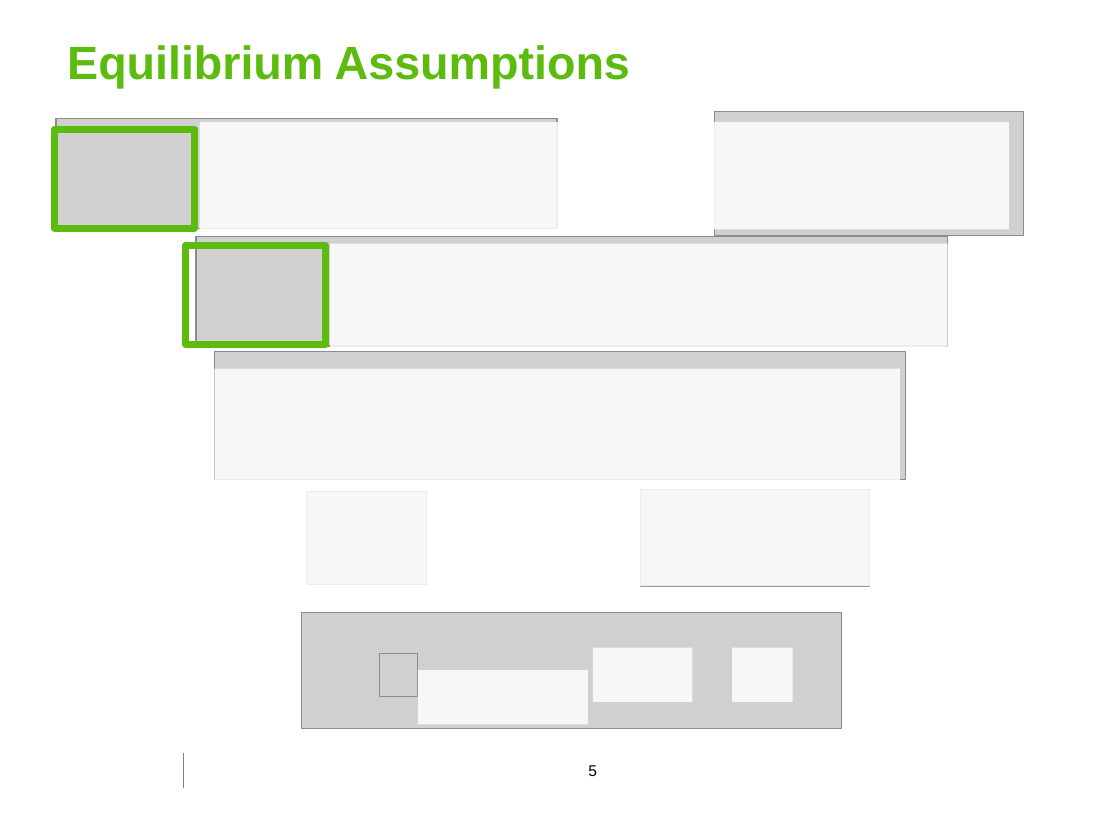
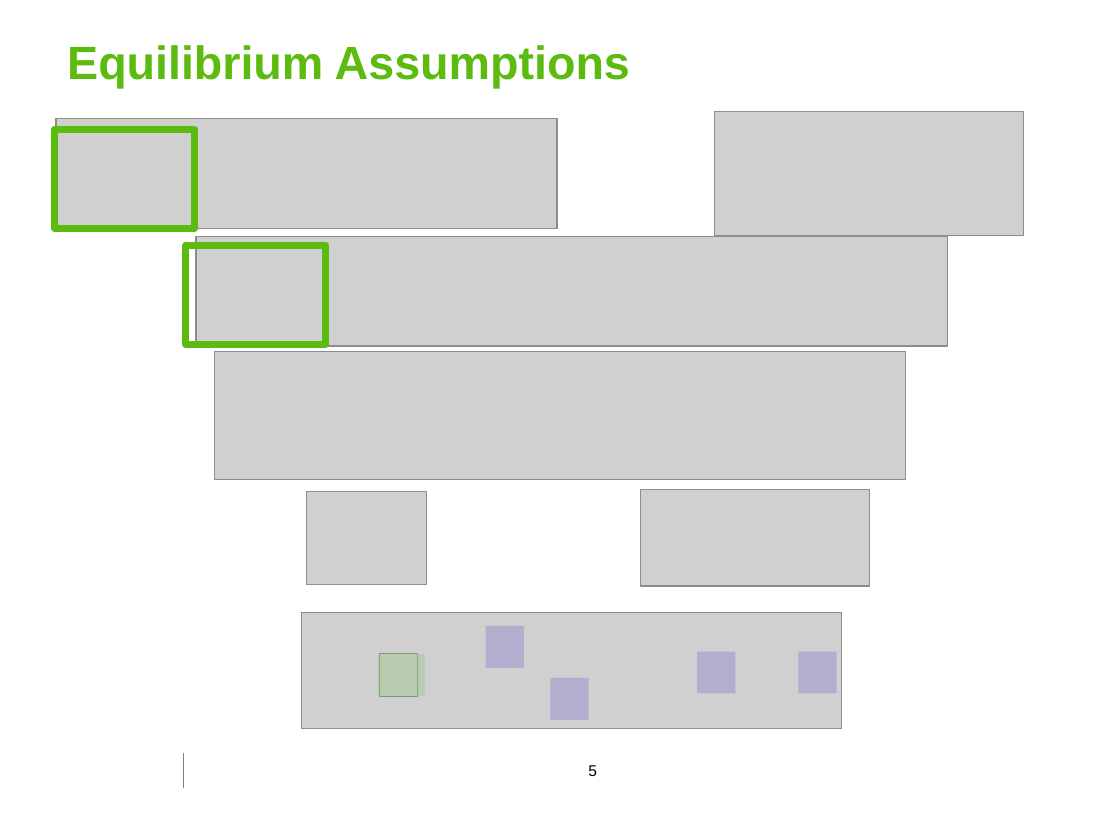
Before and after one commit to georgoff/georgoff.github.io, a slide deck: slide 5 of forest_malaria/MMC_presentation.pptx. Drawn at 1120x840 pixels with LibreOffice and Linux fonts; fonts in the diff are those of the drawing; grey boxes stand for pictures; background and template pictures are left out. Boxes give left, top, right and bottom in pixels: in the first picture for what was removed or moved away, otherwise in the second. Text is boxed around its words. In the diff, an @@ line names an element or a change of style, - is before the commit and + after.

Commit message:
updates

```diff
--- a/forest_malaria/MMC_presentation.pptx
+++ b/forest_malaria/MMC_presentation.pptx
@@ group removed at box(199, 122, 1009, 724): 5 rectangles @@
@@ rectangle: place and size @@
-rectangle at box(732, 647, 793, 701)
+rectangle at box(698, 652, 736, 693)
@@ rectangle at box(698, 652, 736, 693): fill #FFFFFF at 85% opacity to #8B79CC at 40% opacity @@
@@ group added at box(379, 626, 837, 719): 4 rectangles @@
```
Also in this commit, not shown: 4 other slides changed.
